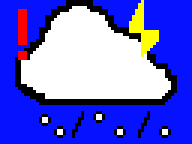
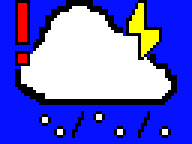
Two versions of the same layered image (192 × 144). Layer-by-layer changes:
painted on "Réteg 20" over left=15, top=0, right=30, bottom=66
painted on "Réteg 12" over left=126, top=0, right=162, bottom=60
painted on "Réteg 2" over left=15, top=27, right=150, bottom=69
